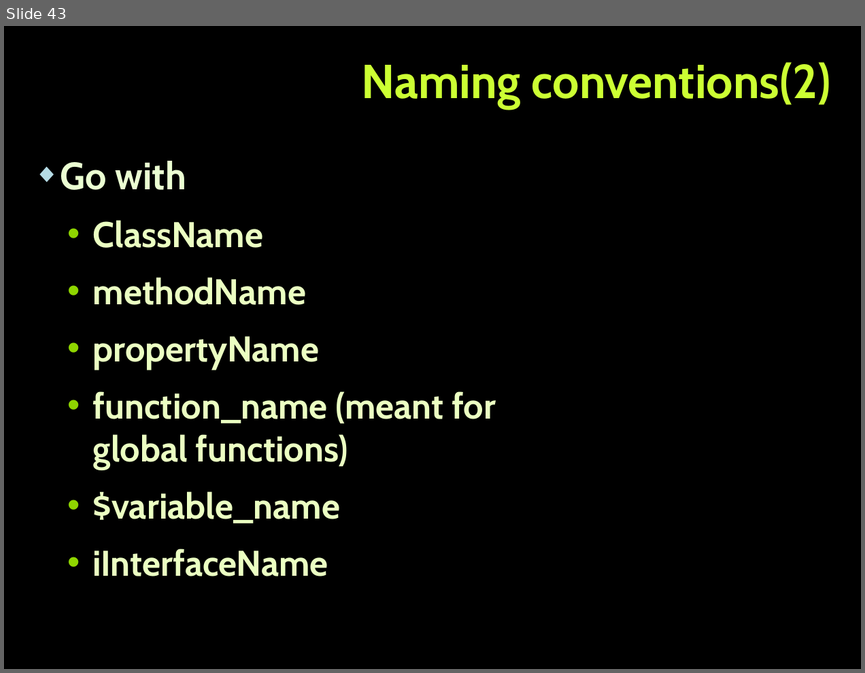
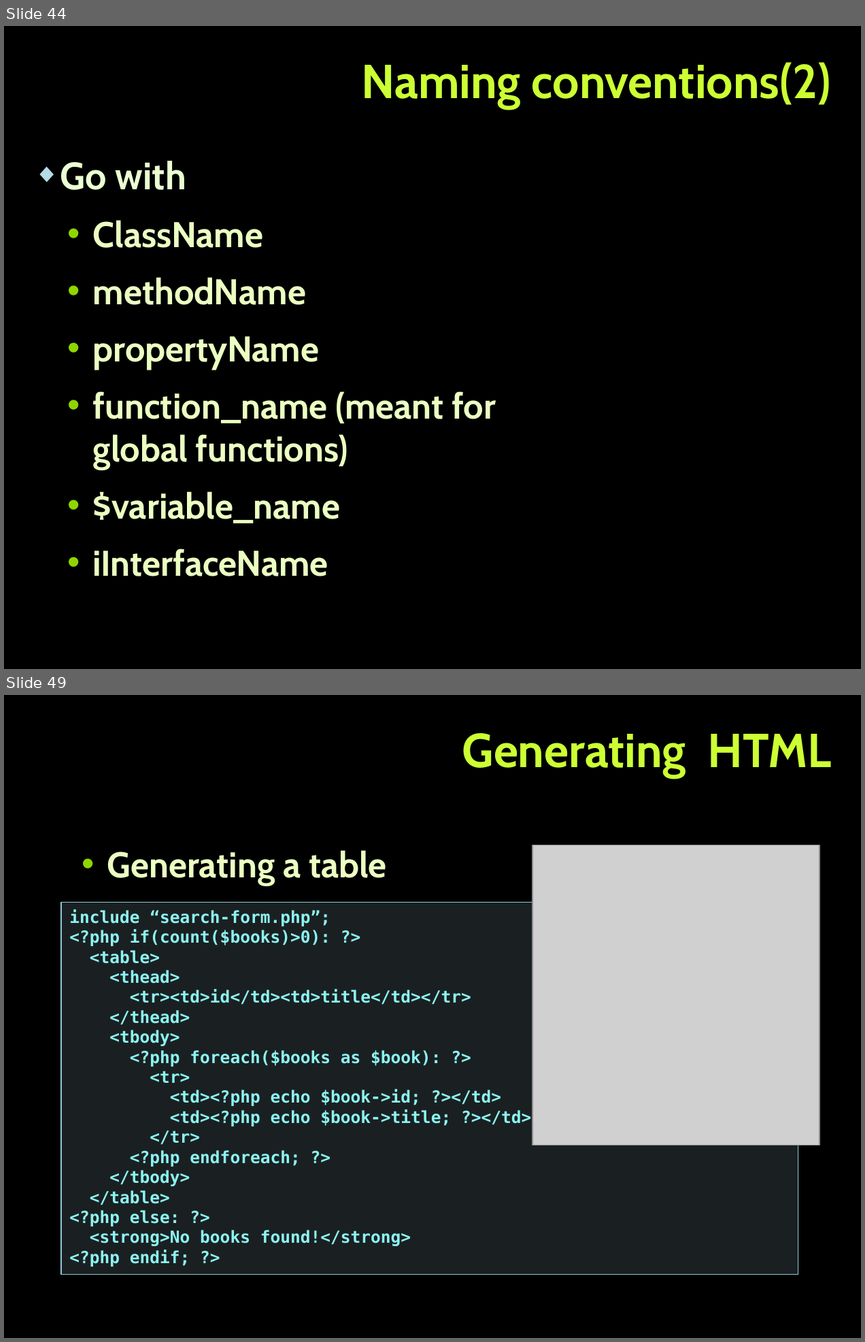
Before and after one commit to tanzhur/PHP_MVC-seminar, a slide deck: PHP_MVC.pptx. Shown one above the other, each under a label of ours: slide 43 before the commit, slides 44 and 49 after it; the slides between them are not shown. The pictures are 865x673 and 865x1342 pixels, drawn with LibreOffice and Linux fonts; fonts in the diff are those of the drawing; grey boxes stand for pictures; background and template pictures are left out. Boxes give left, top, right and bottom in pixels: in the first picture for what was removed or moved away, otherwise in the second. Text is boxed around its words. In the diff, an @@ line names an element or a change of style, - is before the commit and + after.

```diff
--- a/PHP_MVC.pptx
+++ b/PHP_MVC.pptx
@@ slide 49 added at bbox=[4, 695, 861, 1338], background picture (left out) @@
@@ title added at bbox=[462, 733, 831, 778], 40 pt, text #CCFF33, bold @@
+Generating HTML
@@ text added at bbox=[107, 850, 387, 885], 30 pt, text #EBFFC2, bold @@
+  • Generating a table
@@ picture added at bbox=[532, 845, 820, 1145] @@
@@ rectangle added at bbox=[61, 902, 798, 1274], fill #B5DBE5 at 15% opacity, outline #90CAD7 1 pt, 14 pt, text #8CF4F2, bold @@
+include “search-form.php”;
+<?php if(count($books)>0): ?>
+<table>
+<thead>
+<tr><td>id</td><td>title</td></tr>
+</thead>
+<tbody>
+<?php foreach($books as $book): ?>
+<tr>
+<td><?php echo $book->id; ?></td>
+<td><?php echo $book->title; ?></td>
+</tr>
+<?php endforeach; ?>
+</tbody>
+</table>
+<?php else: ?>
+<strong>No books found!</strong>
+<?php endif; ?>
@@ what was slide 43 is now slide 44 @@
```
Also in this commit, not shown: 1 slide changed, 8 other slides added, 1 other file.
